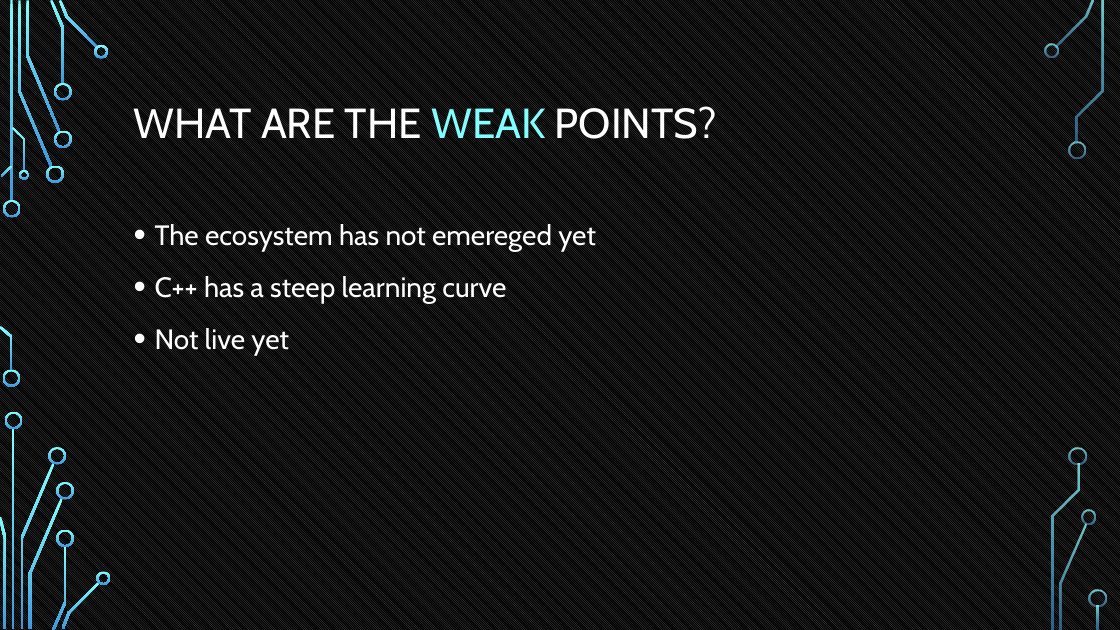
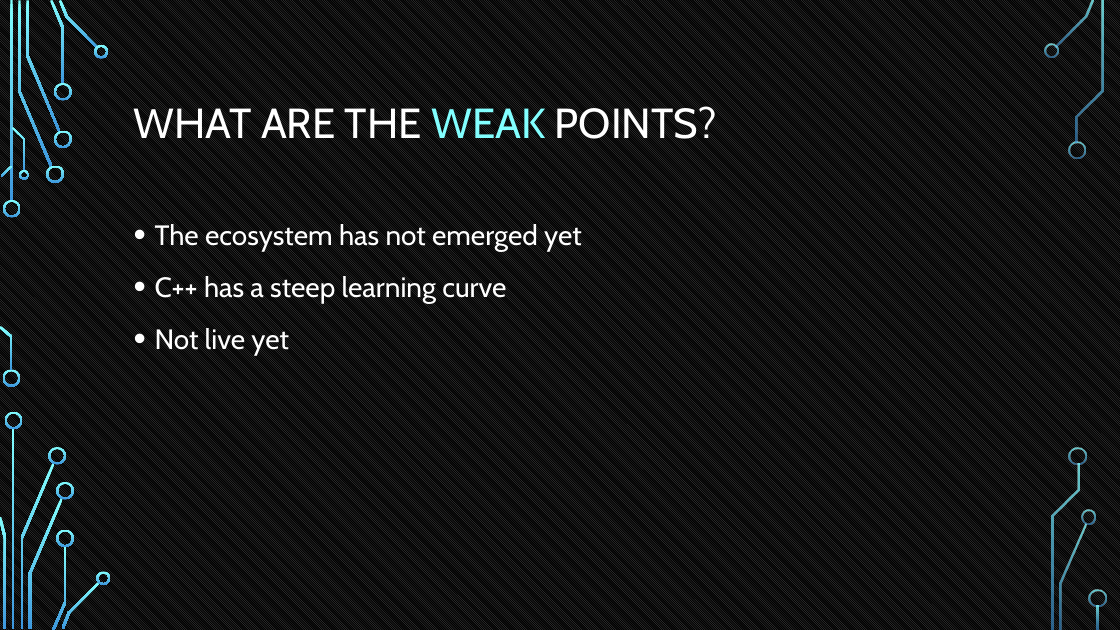
Before and after one commit to tokenika/tokenika.github.io, a slide deck: slide 31 of blockchainconnect.pptx. Drawn at 1120x630 pixels with LibreOffice and Linux fonts; fonts in the diff are those of the drawing; background and template pictures are left out. Boxes give left, top, right and bottom in pixels: in the first picture for what was removed or moved away, otherwise in the second. Text is boxed around its words. In the diff, an @@ line names an element or a change of style, - is before the commit and + after.

```diff
--- a/blockchainconnect.pptx
+++ b/blockchainconnect.pptx
@@ text at (x1=155, y1=224, x2=582, y2=252): text changed @@
-• The ecosystem has not emereged yet
+• The ecosystem has not emerged yet
```
Also in this commit, not shown: 2 other slides changed, 1 other file.
